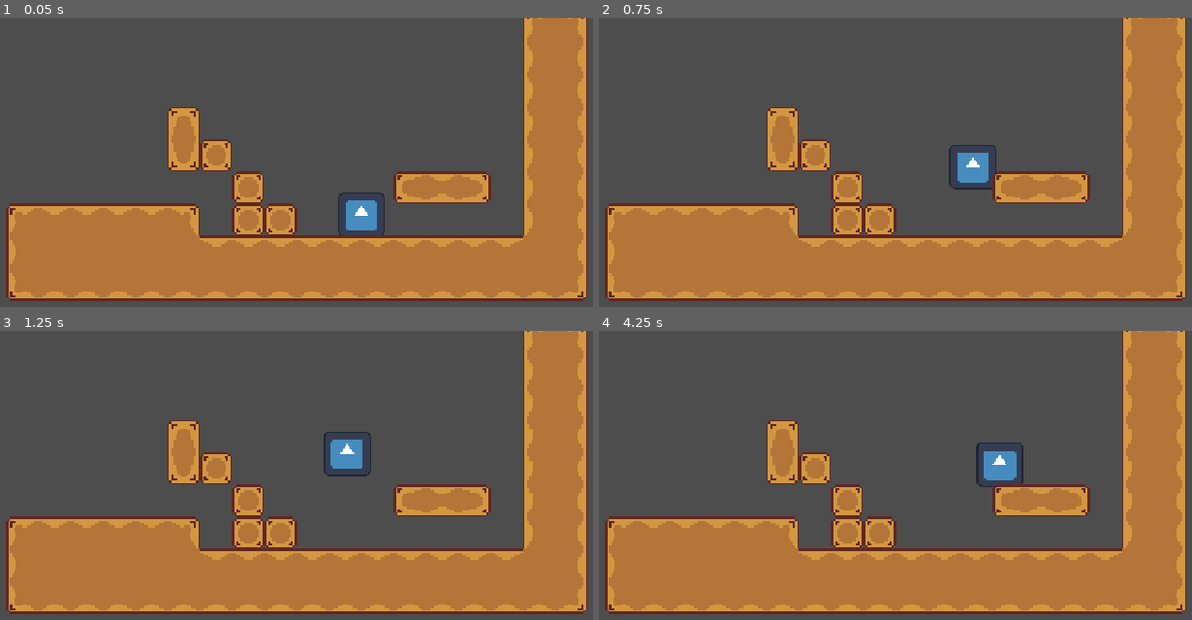
Above: before the commit, frames 1-4 (two rows, left to right).
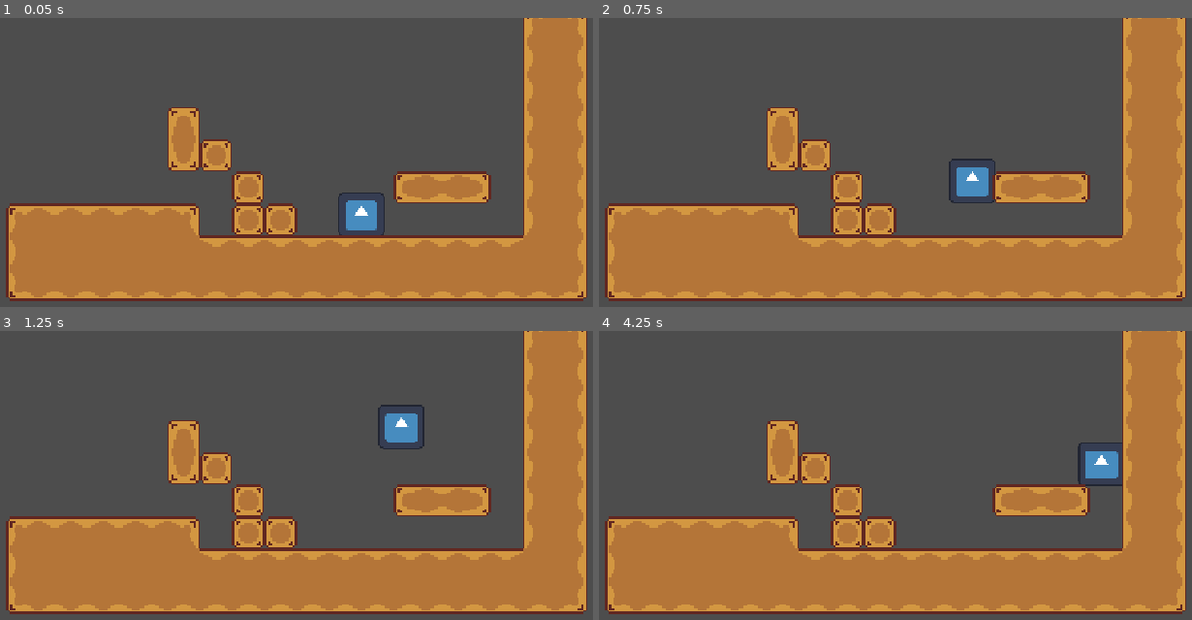
Above: after the commit, the same moments.

Repository: seanlhwi/Haven
Game: Godot game, scene res://game.tscn
Two runs of this game, one before a commit and one after it. Both use one fixed random seed, a clock stepped at 60 frames per second and the inputs below. The engine's default icon, where the game draws it, is replaced by a stand-in: a white triangle on a blue panel in a dark square.
Inputs:
- Up to frame 1 (0.05 s): no input
- Up to frame 2 (0.75 s): tap Enter at 0.5 s; hold Right (move_right) from 0.53 s (still down); tap Space (jump) at 0.6 s
- Up to frame 3 (1.25 s): keep holding Right (move_right); tap Space (jump) at 0.77, 1.07 s
- Up to frame 4 (4.25 s): tap Space (jump) at 1.35, 1.52, 1.82, 2.1, 2.85, 3.02, 3.32, 3.6, 3.77, 4.07 s; release Right (move_right) at 2.03 s; hold Left (move_left) 2.03-2.78 s; hold Right (move_right) from 2.78 s (still down)

Frame 1 is identical in both runs. In frame 2, 0.7% of the frame differs, in the area x 58-67%, y 43-65%; in frame 3, 1.4%, in the area x 54-72%, y 25-51%; in frame 4, 1.4%.

Commit message:
initial wall jump

Diff:
--- a/Boba/Scenes/player.gd
+++ b/Boba/Scenes/player.gd
@@ -72,25 +72,43 @@
 		velocity.y += base_gravity * mult * delta # takes base, multiply it by chosen scale, and adds it to downward velocity
 		velocity.y = min(velocity.y, MAX_FALL_SPEED) # picks smaller number, caps speed to max_fall_speed
 
-# --- Wall Jump/ Slide ---
-const GRAV_NORM: float      = 14.5
-const GRAV_WALL: float      = 8.5
+# --- Wall Jump/ Cling ---
 const WALL_JUMP_PUSH: float = 100.0
+const WALL_CLIMB_SPEED = 70.0   # max speed sliding up/down the wall
+const WALL_CLIMB_ACCEL = 2000.0  # how fast you speed up on the wall
+const WALL_CLIMB_FRIC  = 2300.0  # how fast you stop when no up/down is held
 
 var wall_contact_coyote: float = 0.0
 const WALL_CONT_COYOTE_TIME: float = 0.2
 
 var wall_jump_lock: float = 0.0
 const WALL_JUMP_LOCK_TIME = 0.05
+
 var look_dir_x: int = 1
+var is_clinging := false
+
+func _update_cling() -> void:
+	var toward := Input.get_axis("move_left", "move_right")
+	var wall_dir := -signf(get_wall_normal().x) if is_on_wall() else 0.0
+	is_clinging = (
+		not is_on_floor()
+		and is_on_wall()
+		and wall_jump_lock <= 0.0
+		and toward != 0.0
+		and toward == wall_dir
+	)
 
 func _wall_jump(delta: float) -> void:
-	var on_wall_slide := not is_on_floor() and is_on_wall() and velocity.y > 0.0
-
-	if on_wall_slide:
+	if is_clinging:
 		look_dir_x = int(sign(get_wall_normal().x)) * -1  # direction of the wall
 		wall_contact_coyote = WALL_CONT_COYOTE_TIME
-		velocity.y = min(velocity.y, GRAV_WALL * 10.0)  # slow the slide
+
+		var v_input := Input.get_axis("move_up", "move_down")  # up is negative
+		if v_input != 0.0:
+			velocity.y = move_toward(velocity.y, v_input * WALL_CLIMB_SPEED, WALL_CLIMB_ACCEL * delta)
+		else:
+			velocity.y = move_toward(velocity.y, 0.0, WALL_CLIMB_FRIC * delta)
+			velocity.x = look_dir_x * 20.0  # small push into the wall keeps is_on_wall() true
 	else:
 		wall_contact_coyote = max(wall_contact_coyote - delta, 0.0)
 
@@ -107,5 +125,6 @@
 	_apply_gravity(delta)
 	_handle_jump(delta)
 	_handle_horizontal(delta)
+	_update_cling()
 	_wall_jump(delta)
 	move_and_slide()
--- a/Boba/player.tscn
+++ b/Boba/player.tscn
@@ -3,7 +3,7 @@
 [ext_resource type="Script" uid="uid://ewfcwdjgs4xv" path="res://Scenes/player.gd" id="1_onrkg"]
 [ext_resource type="Texture2D" uid="uid://uelvhslkv8pv" path="res://icon.svg" id="2_onrkg"]
 
-[sub_resource type="CircleShape2D" id="CircleShape2D_xuden"]
+[sub_resource type="RectangleShape2D" id="RectangleShape2D_hqtel"]
 
 [node name="Player" type="CharacterBody2D" unique_id=335862165]
 script = ExtResource("1_onrkg")
@@ -14,5 +14,6 @@
 texture = ExtResource("2_onrkg")
 
 [node name="CollisionShape2D" type="CollisionShape2D" parent="." unique_id=124079918]
-position = Vector2(0, -12)
-shape = SubResource("CircleShape2D_xuden")
+position = Vector2(0, -12.000001)
+rotation = -1.579741
+shape = SubResource("RectangleShape2D_hqtel")
--- a/Boba/project.godot
+++ b/Boba/project.godot
@@ -37,6 +37,16 @@
 "events": [Object(InputEventKey,"resource_local_to_scene":false,"resource_name":"","device":-1,"window_id":0,"alt_press …(195 unchanged characters)…
 ]
 }
+move_up={
+"deadzone": 0.2,
+"events": [Object(InputEventKey,"resource_local_to_scene":false,"resource_name":"","device":-1,"window_id":0,"alt_pressed":false,"shift_pressed":false,"ctrl_pressed":false,"meta_pressed":false,"pressed":false,"keycode":0,"physical_keycode":4194320,"key_label":0,"unicode":0,"location":0,"echo":false,"script":null)
+]
+}
+move_down={
+"deadzone": 0.2,
+"events": [Object(InputEventKey,"resource_local_to_scene":false,"resource_name":"","device":-1,"window_id":0,"alt_pressed":false,"shift_pressed":false,"ctrl_pressed":false,"meta_pressed":false,"pressed":false,"keycode":0,"physical_keycode":4194322,"key_label":0,"unicode":0,"location":0,"echo":false,"script":null)
+]
+}
 
 [physics]
 
